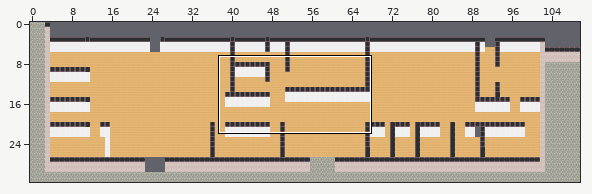
Tiled map (JSON) -- map.tmj. Above, an overview of the earlier version with the close-up marked.
Close-up. Before:
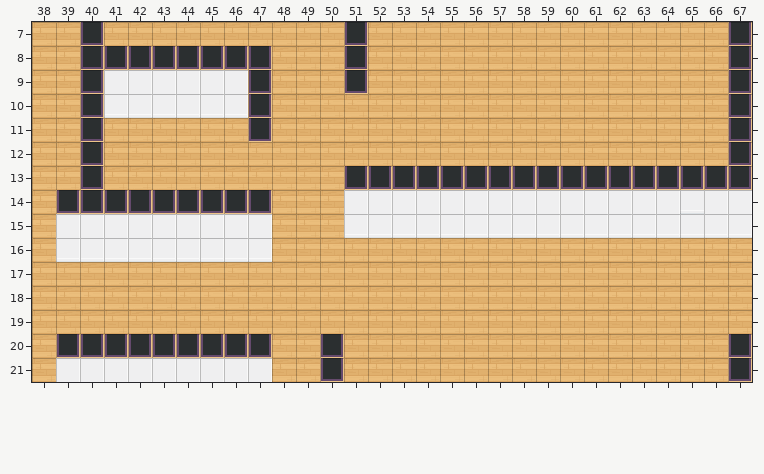
Cells are 32x32 px. Shown: x 38..67, y 7..21. The commit also changed other parts of the map, which this record leaves out.
Now the later version:
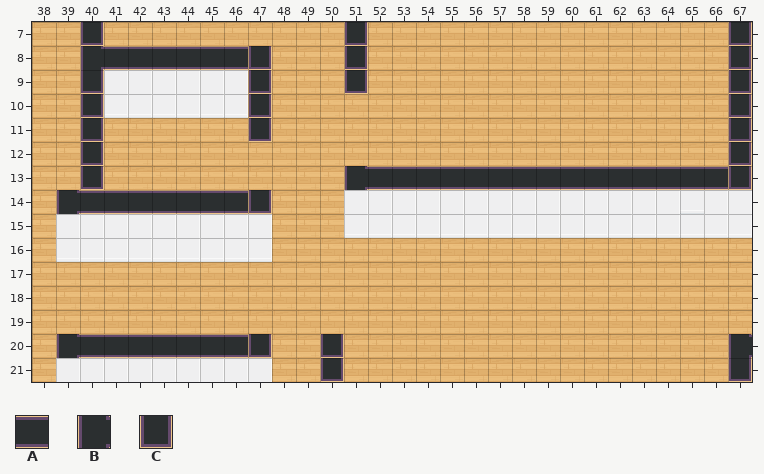
Key: from "WA_Room_Builder": A 94, B 218, C 271.
_ is an empty cell.
Tiles replaced or removed in this view: C.
Change:
Changed rows in their new state; . is an unchanged cell.
Layer "walls/walls1":
first column x 40:
 8 BAAAAAA
first column x 39:
13 ............BAAAAAAAAAAAAAAA
14 BAAAAAAA....................
first column x 39:
20 BAAAAAAA....................B
Pixel boxes of the changes (left, top, right, bottom) in both close-ups:
changed: (81, 46, 248, 70)
changed: (345, 166, 728, 190)
changed: (57, 190, 248, 214)
changed: (57, 334, 248, 358)
changed: (729, 335, 752, 358)
